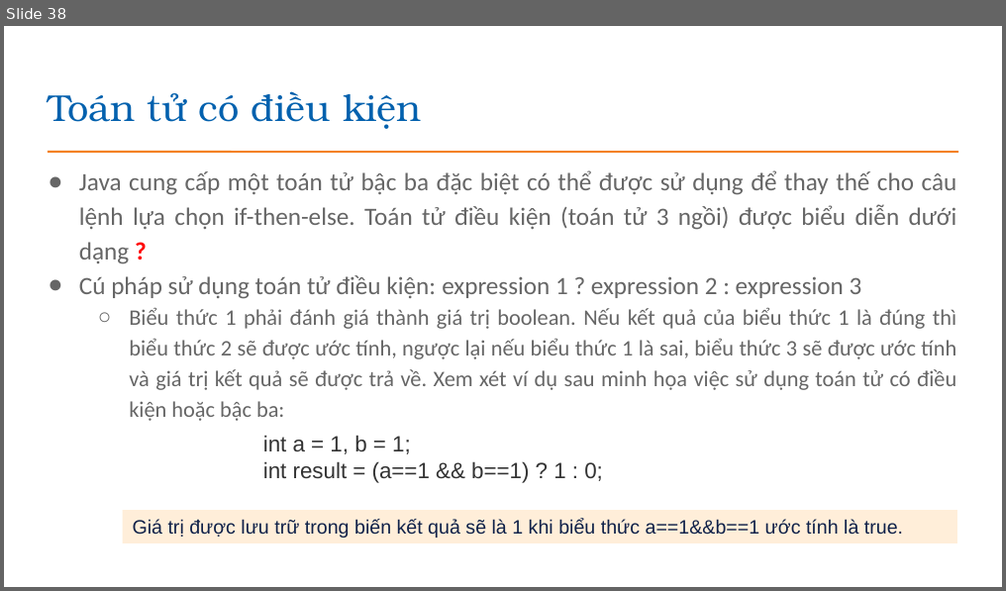
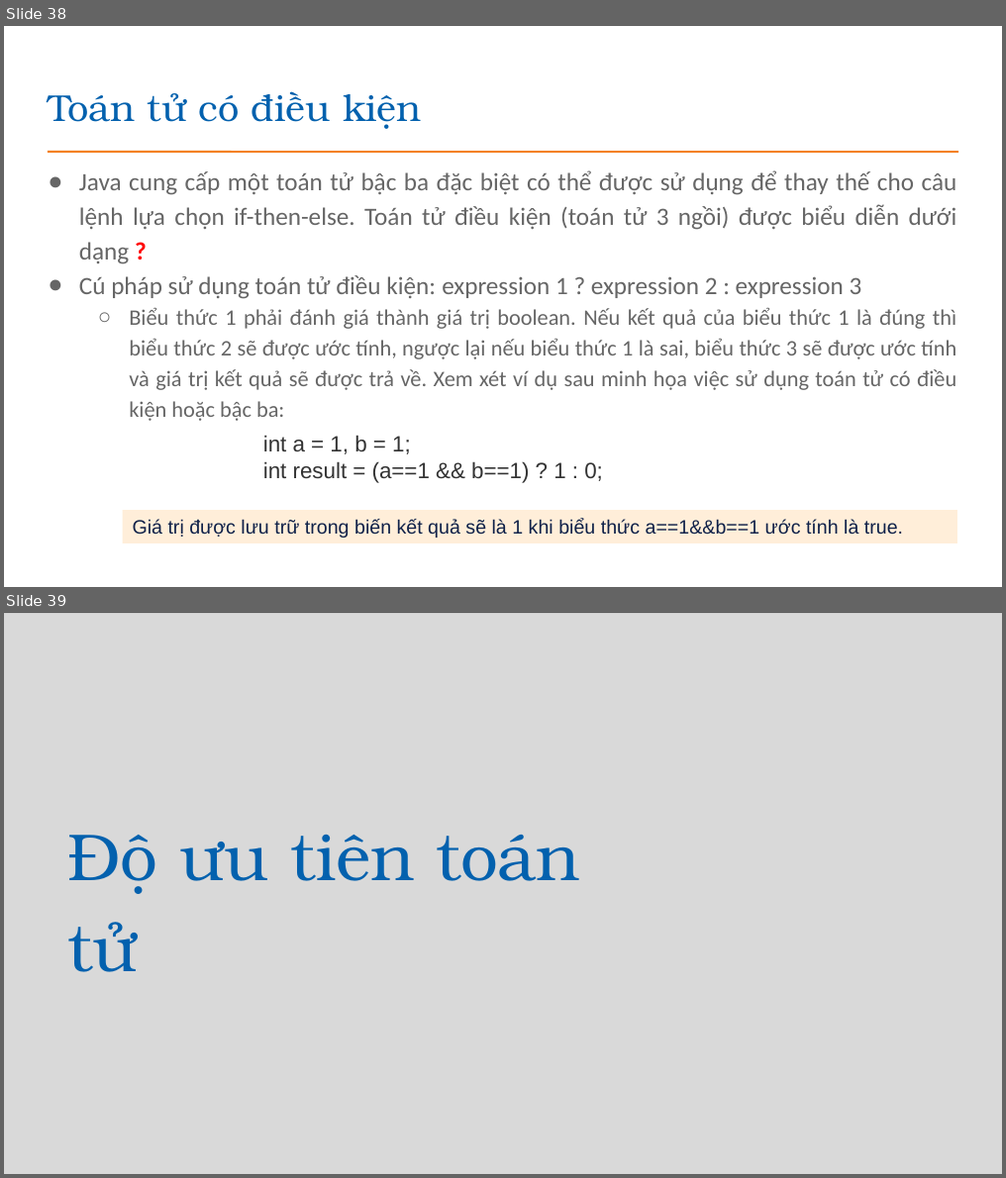
Before and after one commit to EdisonTechnologyAcademy/Java---Construction, a slide deck: presentations/Bài 3_Cac phep toan va bieu thuc.pptx. Shown one above the other, each under a label of ours: slide 38 before the commit, slides 38 and 39 after it. The pictures are 1006x591 and 1006x1178 pixels, drawn with LibreOffice and Linux fonts; fonts in the diff are those of the drawing; background and template pictures are left out. Boxes give left, top, right and bottom in pixels: in the first picture for what was removed or moved away, otherwise in the second. Text is boxed around its words. In the diff, an @@ line names an element or a change of style, - is before the commit and + after.

```diff
--- a/presentations/Bài 3_Cac phep toan va bieu thuc.pptx
+++ b/presentations/Bài 3_Cac phep toan va bieu thuc.pptx
@@ slide 39 added at [4,613,1002,1174], background #D9D9D9 @@
@@ title added at [67,834,580,972], 48 pt, text #0361AE @@
+Độ ưu tiên toán tử
```
Also in this commit, not shown: 2 slides changed, 3 other slides added, 19 other files.
